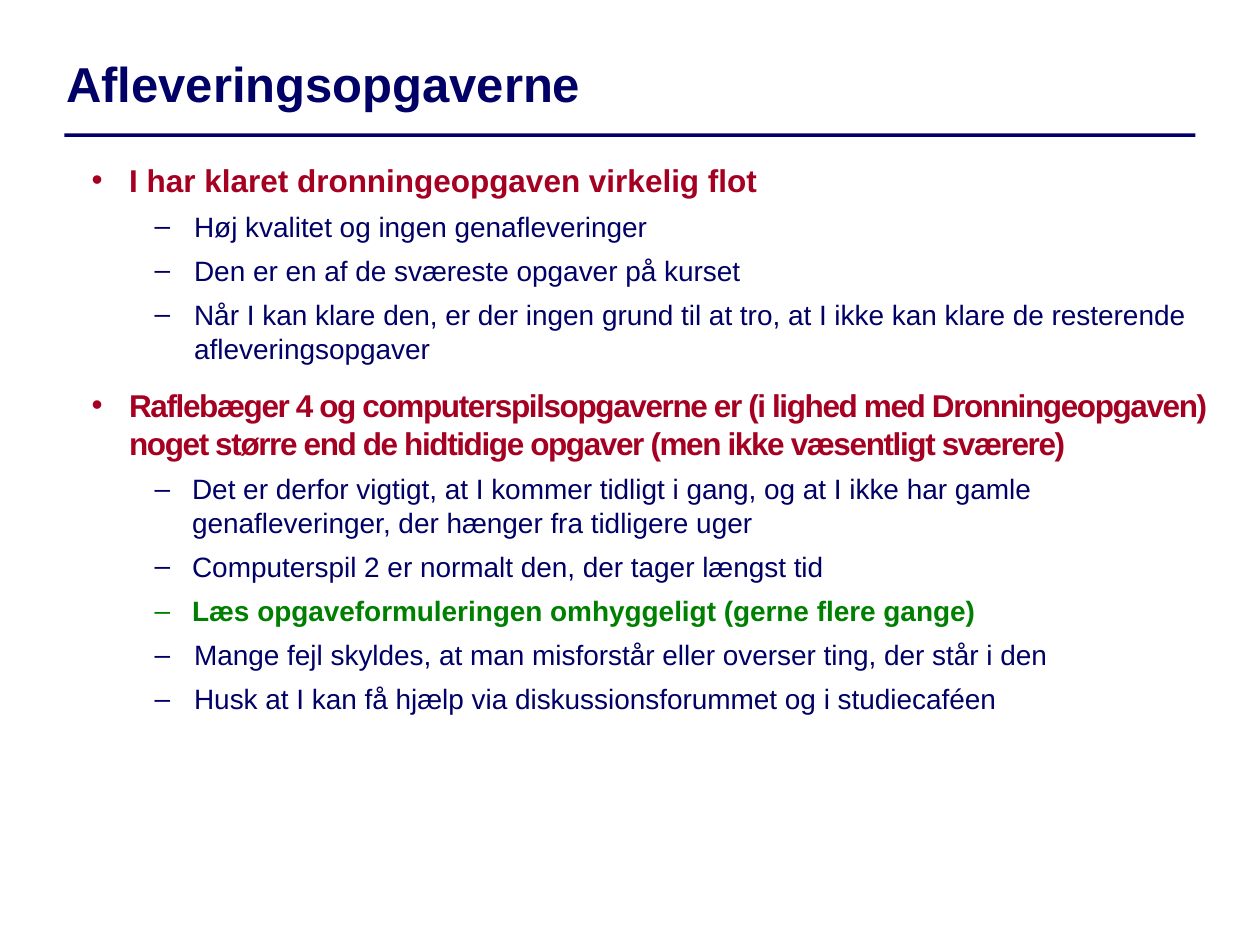
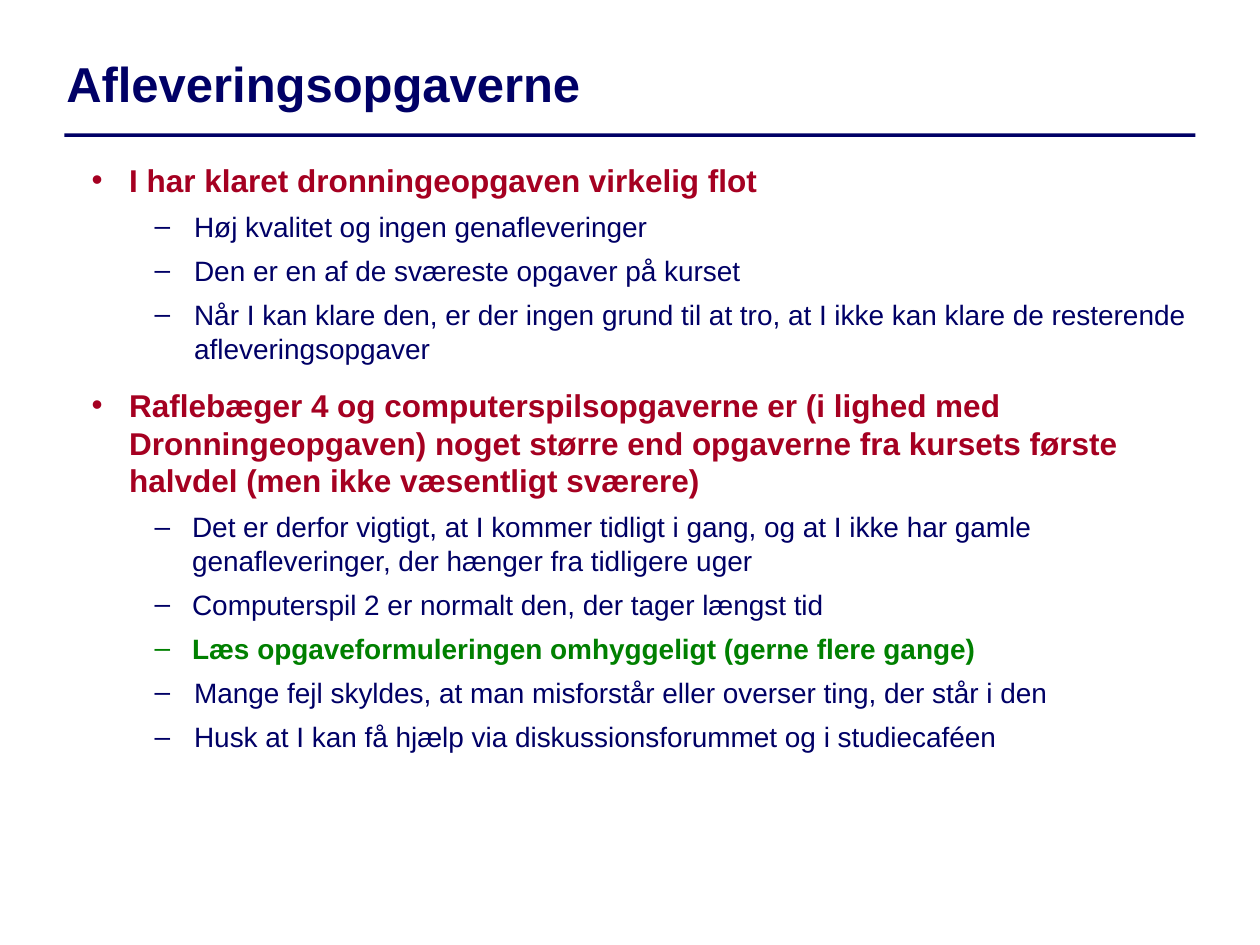
Before and after one commit to IntProgAU/Materiale, a slide deck: slide 4 of web/g22/status/Status6.pptx. Drawn at 1260x945 pixels with LibreOffice and Linux fonts; fonts in the diff are those of the drawing. Boxes give left, top, right and bottom in pixels: in the first picture for what was removed or moved away, otherwise in the second. Text is boxed around its words. In the diff, an @@ line names an element or a change of style, - is before the commit and + after.

```diff
--- a/web/g22/status/Status6.pptx
+++ b/web/g22/status/Status6.pptx
@@ text at bbox=[129, 394, 1117, 498]: text changed @@
-• Raflebæger 4 og computerspilsopgaverne er (i lighed med Dronningeopgaven) noget større end de hidtidige opgaver (men ikke væsentligt sværere)
+• Raflebæger 4 og computerspilsopgaverne er (i lighed med Dronningeopgaven) noget større end opgaverne fra kursets første halvdel (men ikke væsentligt sværere)
```
Also in this commit, not shown: 1 other slide changed.
